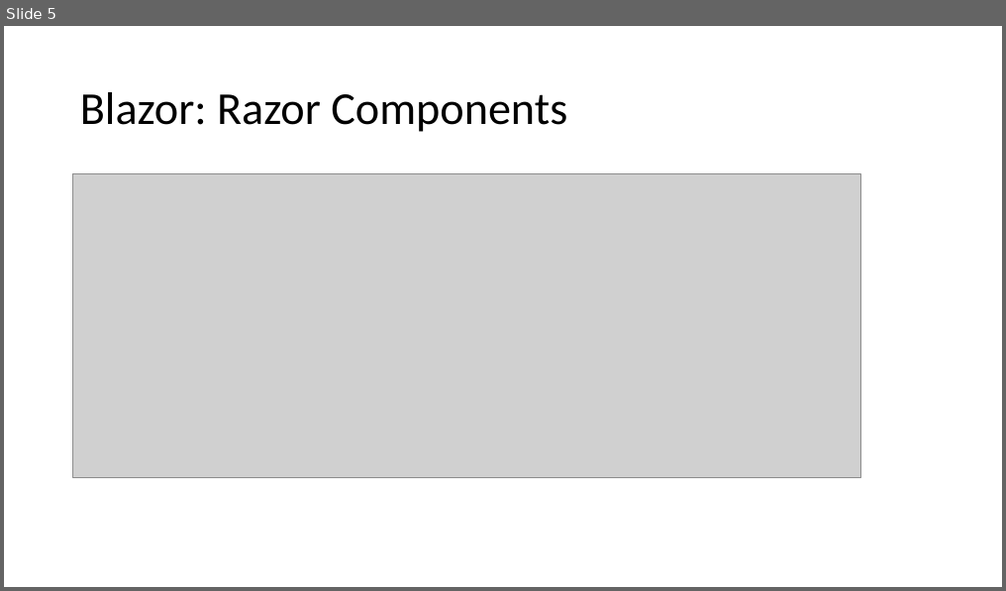
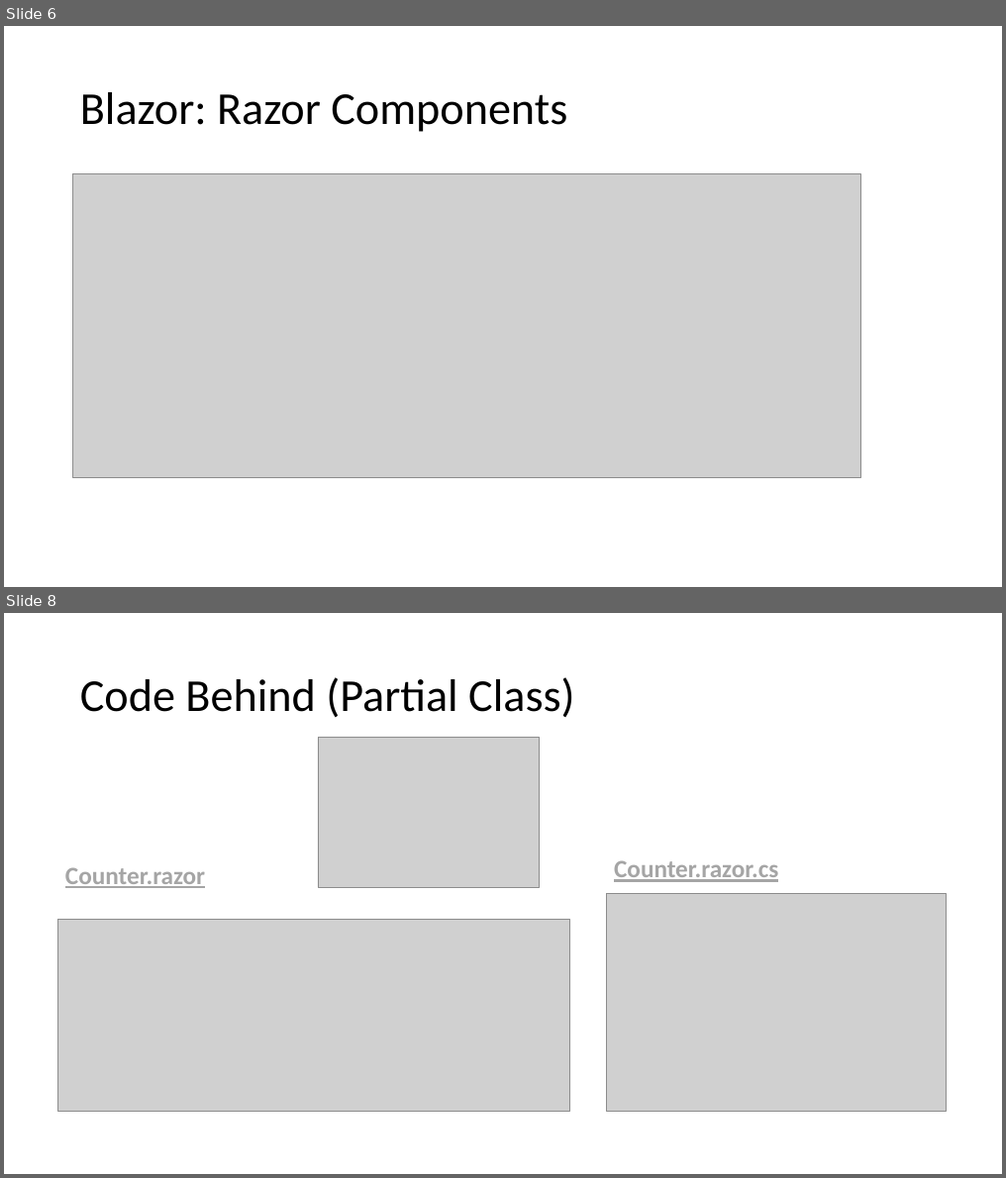
Before and after one commit to hikalkan/presentations, a slide deck: 2021-02-21 DotnetKonf/Presentation.pptx. Shown one above the other, each under a label of ours: slide 5 before the commit, slides 6 and 8 after it; the slides between them are not shown. The pictures are 1006x591 and 1006x1178 pixels, drawn with LibreOffice and Linux fonts; fonts in the diff are those of the drawing; grey boxes stand for pictures. Boxes give left, top, right and bottom in pixels: in the first picture for what was removed or moved away, otherwise in the second. Text is boxed around its words. In the diff, an @@ line names an element or a change of style, - is before the commit and + after.

```diff
--- a/2021-02-21 DotnetKonf/Presentation.pptx
+++ b/2021-02-21 DotnetKonf/Presentation.pptx
@@ slide 8 added at (4,613,1002,1174), background #FFFFFF @@
@@ title added at (80,677,574,717), 44 pt, text #000000 @@
+Code Behind (Partial Class)
@@ picture added at (318,738,540,887) @@
@@ text added at (65,867,205,888), 24 pt, text #A5A5A5, bold, underline @@
+Counter.razor
@@ text added at (614,861,778,882), 24 pt, text #A5A5A5, bold, underline @@
+Counter.razor.cs
@@ picture added at (607,894,945,1112) @@
@@ picture added at (57,919,570,1111) @@
@@ what was slide 5 is now slide 6 @@
```
Also in this commit, not shown: 1 slide changed, 3 other slides added.
